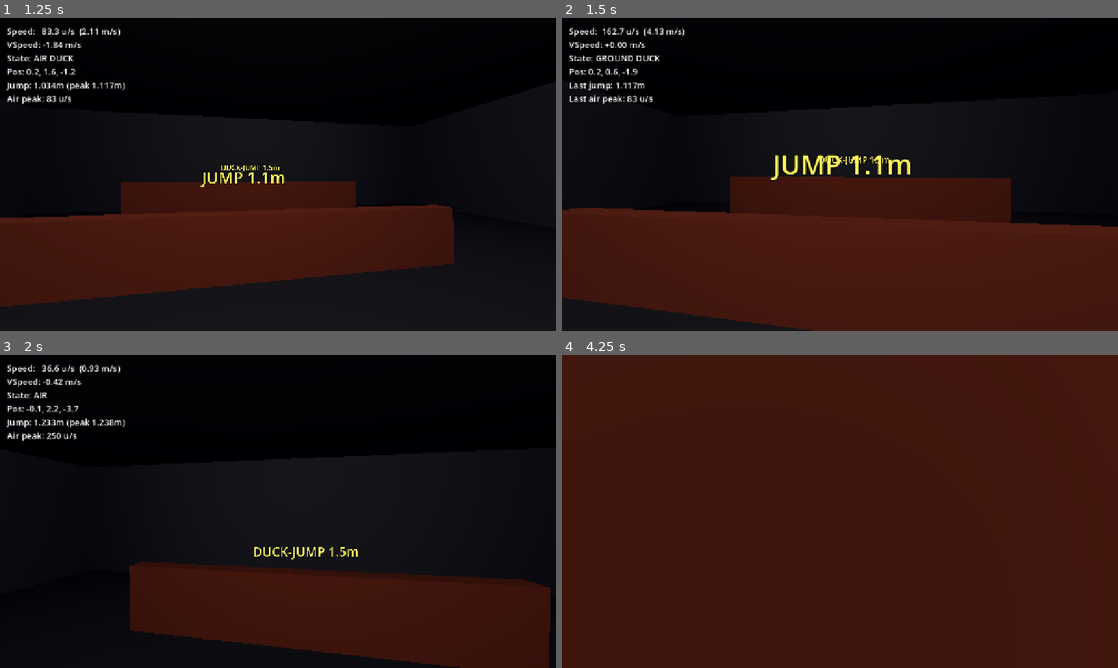
Above: before the commit, frames 1-4 (two rows, left to right).
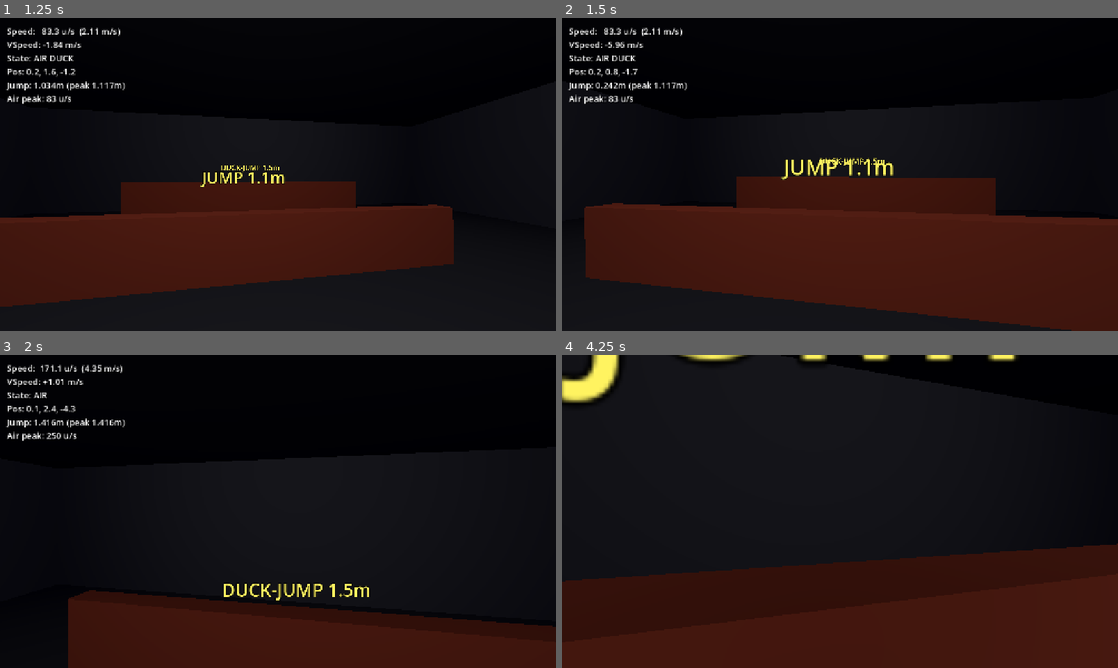
Above: after the commit, the same moments.

Repository: gotospaceplace/angels_and_demons
Game: Godot game, scene res://client/scenes/main.tscn
The game is run twice, just before and just after one commit, with the same random seed, the same clock (stepped at 60 frames per second) and the same inputs. This scene is started directly instead of the project's main scene.
Inputs (mouse positions are in pixels of both pictures, inside the frame that each line leads up to):
- Up to frame 1 (1.25 s): tap Enter at 0.5 s; move the mouse to (305, 174) at 0.52 s; hold W (move_forward) from 0.53 s (still down); hold Ctrl (duck) from 0.53 s (still down); tap Space (jump) at 0.77 s
- Up to frame 2 (1.5 s): keep holding W (move_forward); move the mouse to (812, 174) at 1.27 s; release Ctrl (duck) at 1.28 s; tap Ctrl (duck) at 1.35 s
- Up to frame 3 (2 s): keep holding W (move_forward); tap Space (jump) at 1.52 s
- Up to frame 4 (4.25 s): keep holding W (move_forward); move the mouse to (851, 505) at 2.02 s; hold F7 (toggle_hud) 2.03-2.78 s; tap Ctrl (duck) at 2.3, 2.85 s; move the mouse to (834, 517) at 2.77 s; tap Space (jump) at 3.02, 3.5, 3.77 s; move the mouse to (878, 514) at 3.52 s; hold Ctrl (duck) from 3.53 s (still down)

Frame 1 is identical in both runs. In frame 2, 10% of the frame differs, in the area x 0-100%, y 3-100%; in frame 3, 17%; in frame 4, 66%, in the area x 0-100%, y 0-73%.

Commit message:
Fix air duck: origin stays fixed, hull shrinks symmetrically
In GoldSrc, air duck keeps the origin in place — feet rise 18u and
head drops 18u (0.457m each). Previous code shifted origin up to keep
head fixed, giving 36u of foot clearance instead of 18u. Now air duck
just changes the hull: feet rise 0.457m, head drops 0.457m, total
duck-jump clearance is 63u (1.6m) matching the Phase 0 spec.

Co-Authored-By: Claude Opus 4.6 <noreply@anthropic.com>

Diff:
--- a/shared/scripts/player_movement.gd
+++ b/shared/scripts/player_movement.gd
@@ -115,34 +115,24 @@
 
 func _do_duck() -> void:
 	is_ducked = true
-	var half_standing := MC.HULL_STANDING_HEIGHT * 0.5
-	var half_ducked := MC.HULL_DUCKING_HEIGHT * 0.5
-	var height_diff := half_standing - half_ducked
-
 	var capsule: CapsuleShape3D = standing_collision.shape
 	capsule.height = MC.HULL_DUCKING_HEIGHT
 
 	if on_ground:
+		var height_diff := MC.HULL_STANDING_HEIGHT * 0.5 - MC.HULL_DUCKING_HEIGHT * 0.5
 		global_position.y -= height_diff
-	else:
-		global_position.y += height_diff
 
 func _try_unduck() -> void:
 	if not _can_unduck():
 		return
 
 	is_ducked = false
-	var half_standing := MC.HULL_STANDING_HEIGHT * 0.5
-	var half_ducked := MC.HULL_DUCKING_HEIGHT * 0.5
-	var height_diff := half_standing - half_ducked
-
 	var capsule: CapsuleShape3D = standing_collision.shape
 	capsule.height = MC.HULL_STANDING_HEIGHT
 
 	if on_ground:
+		var height_diff := MC.HULL_STANDING_HEIGHT * 0.5 - MC.HULL_DUCKING_HEIGHT * 0.5
 		global_position.y += height_diff
-	else:
-		global_position.y -= height_diff
 
 func _can_unduck() -> bool:
 	if not on_ground:
